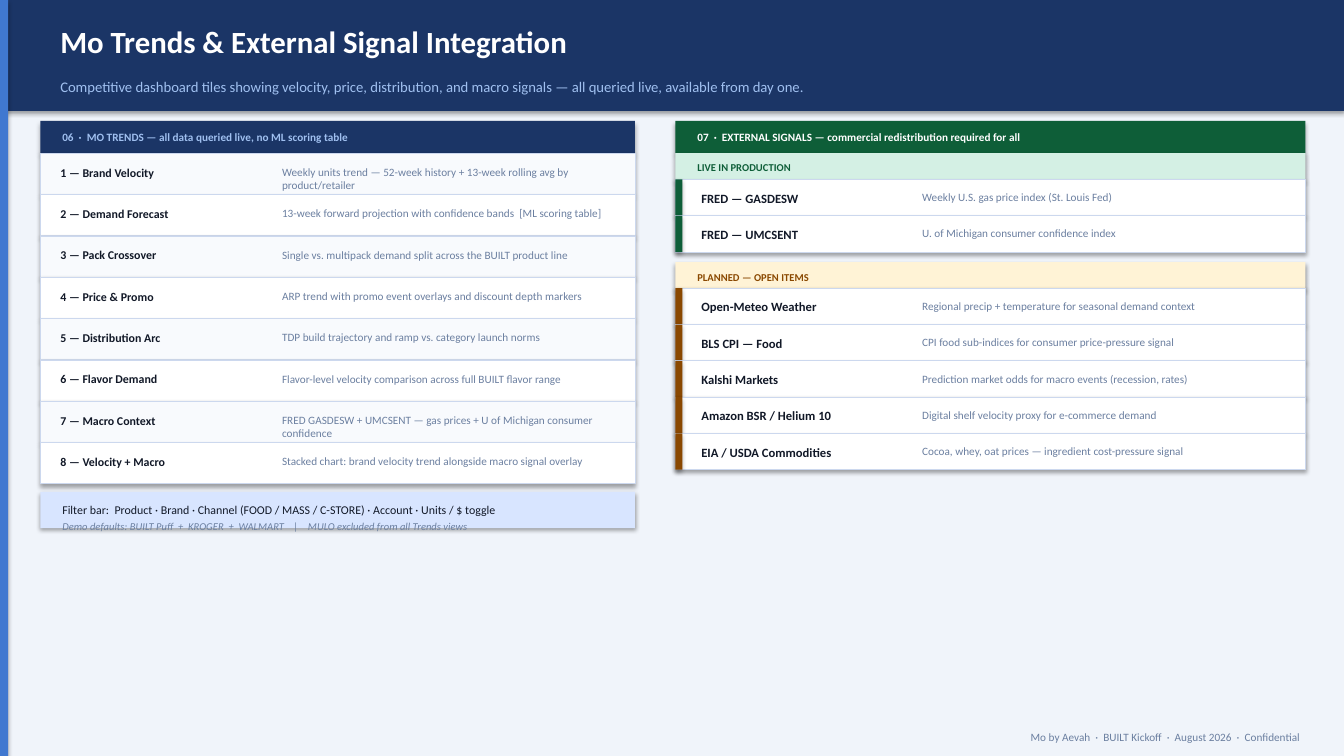
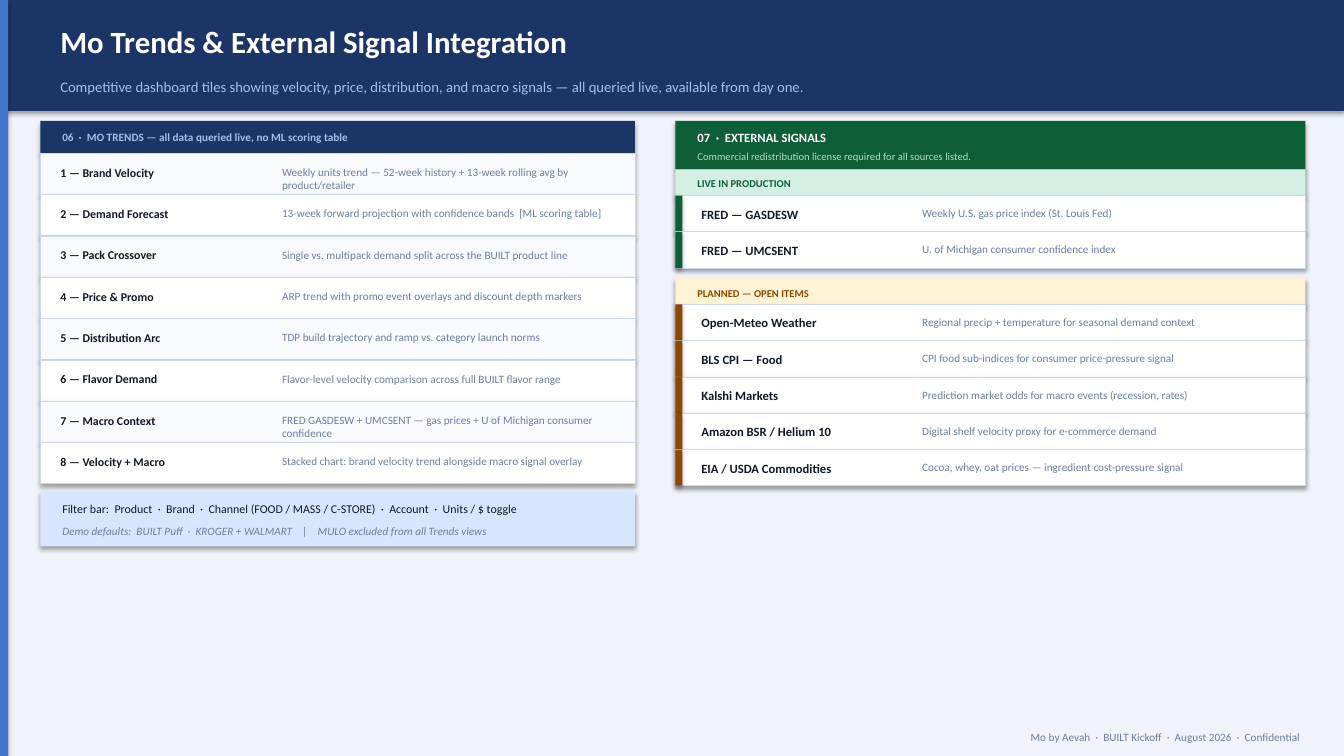
Before and after one commit to theroblong/built-mo-preview, a slide deck: slide 9 of mockups/mo_data_ops_kickoff.pptx. Drawn at 1344x756 pixels with LibreOffice and Linux fonts; fonts in the diff are those of the drawing. Boxes give left, top, right and bottom in pixels: in the first picture for what was removed or moved away, otherwise in the second. Text is boxed around its words. In the diff, an @@ line names an element or a change of style, - is before the commit and + after.

```diff
--- a/mockups/mo_data_ops_kickoff.pptx
+++ b/mockups/mo_data_ops_kickoff.pptx
@@ rectangle: place and size @@
-rectangle at bbox=[676, 121, 1306, 153]
+rectangle at bbox=[676, 121, 1306, 169]
@@ text at bbox=[697, 133, 827, 142]: text changed; size 8 to 9 pt @@
-07 · EXTERNAL SIGNALS — commercial redistribution required for all
+07 · EXTERNAL SIGNALS
@@ text added at bbox=[697, 152, 971, 162], 7.5 pt, text #B0E0C0 @@
+Commercial redistribution license required for all sources listed.
@@ 16 texts, 16 rectangles: place and size @@
-16 texts, 16 rectangles at bbox=[676, 153, 1306, 470]
+16 texts, 16 rectangles at bbox=[676, 169, 1306, 486]
@@ rectangle: place and size @@
-rectangle at bbox=[40, 492, 635, 528]
+rectangle at bbox=[40, 492, 635, 546]
@@ text "Filter bar: Product · Brand ..." rewrapped from bbox=[62, 505, 495, 516] to bbox=[62, 504, 517, 515] @@
@@ text at bbox=[62, 527, 486, 536]: text changed; size 7.5 to 8 pt @@
-Demo defaults: BUILT Puff + KROGER + WALMART | MULO excluded from all Trends views
+Demo defaults: BUILT Puff · KROGER + WALMART | MULO excluded from all Trends views
```
Also in this commit, not shown: 5 other slides changed, 1 other file.
